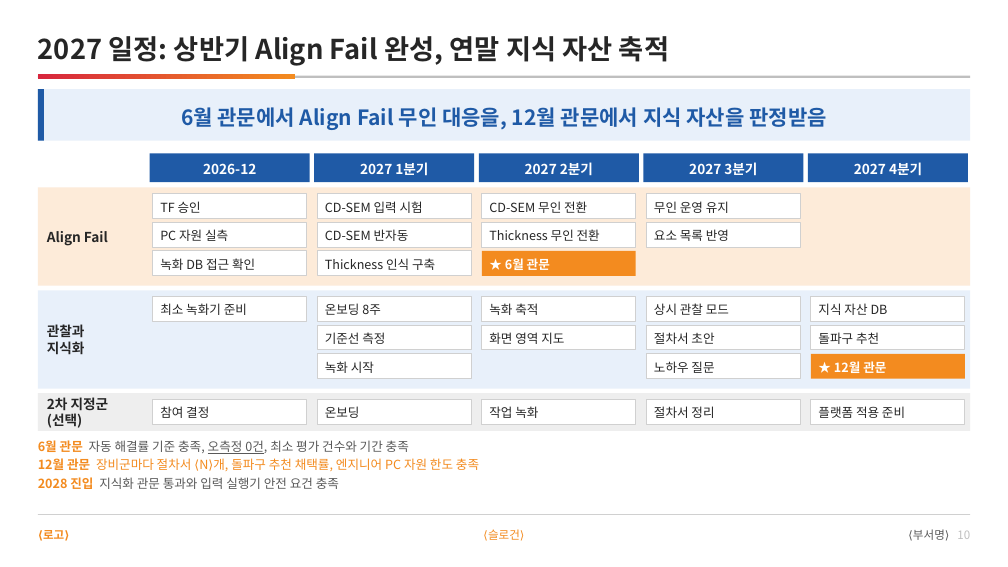
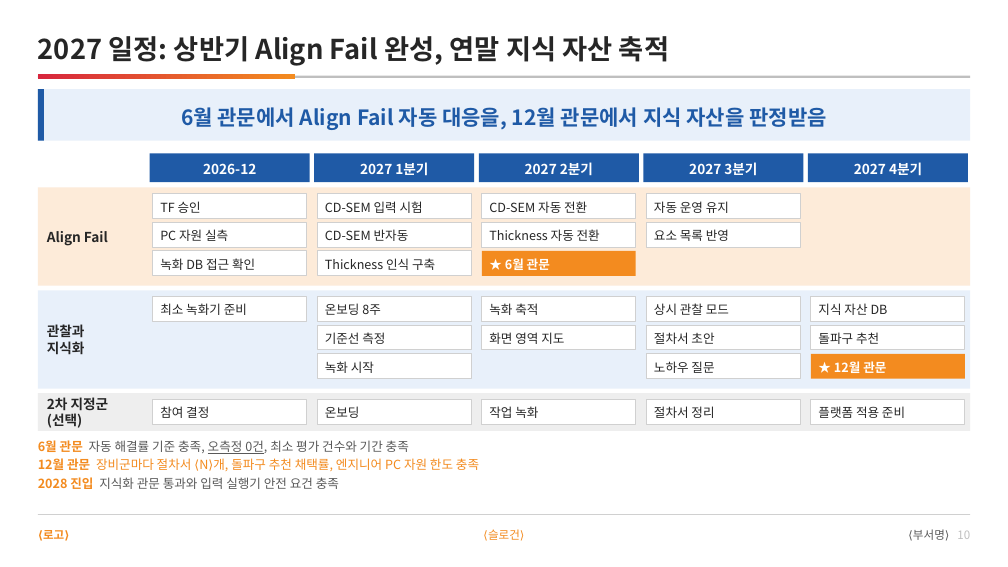
Before and after one commit to DarrenKoi/pm_notes, a slide deck: slide 10 of my-task/arc-tf/deliverables/arc-tf-proposal.pptx. Drawn at 1008x567 pixels with LibreOffice and Linux fonts; fonts in the diff are those of the drawing. Boxes give left, top, right and bottom in pixels: in the first picture for what was removed or moved away, otherwise in the second. Text is boxed around its words. In the diff, an @@ line names an element or a change of style, - is before the commit and + after.

```diff
--- a/my-task/arc-tf/deliverables/arc-tf-proposal.pptx
+++ b/my-task/arc-tf/deliverables/arc-tf-proposal.pptx
@@ text at (181, 107, 826, 130): text changed @@
-6월 관문에서 Align Fail 무인 대응을, 12월 관문에서 지식 자산을 판정받음
+6월 관문에서 Align Fail 자동 대응을, 12월 관문에서 지식 자산을 판정받음
@@ text at (489, 201, 587, 213): text changed @@
-CD-SEM 무인 전환
+CD-SEM 자동 전환
@@ text at (654, 201, 729, 213): text changed @@
-무인 운영 유지
+자동 운영 유지
@@ text at (489, 229, 600, 241): text changed @@
-Thickness 무인 전환
+Thickness 자동 전환
```
Also in this commit, not shown: 5 other slides changed, 17 other files.
